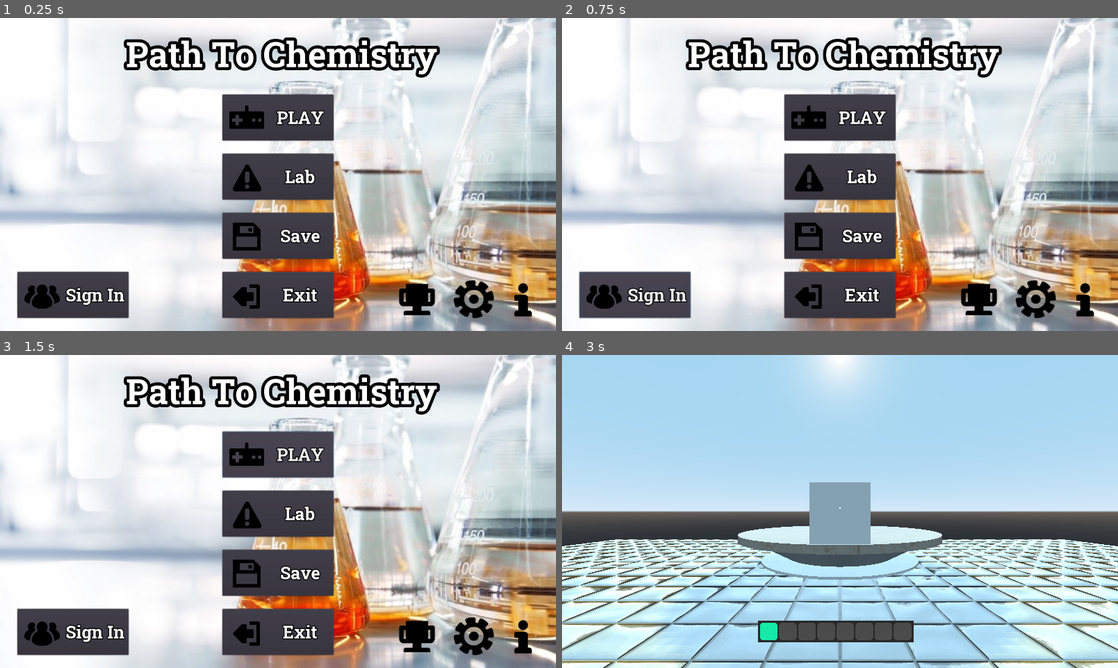
Above: before the commit, frames 1-4 (two rows, left to right).
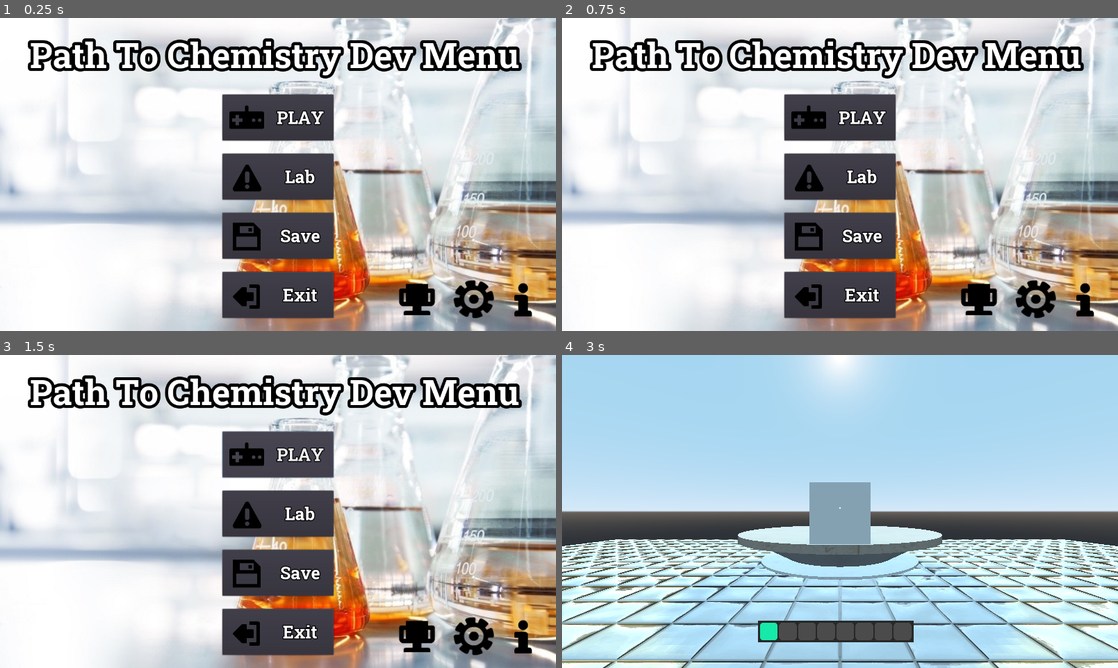
Above: after the commit, the same moments.

Repository: edmundlzen/path-to-chemistry
Game: Godot game, scene res://scenes/Main.tscn
Same seed, same stepped clock (60 frames per second), same inputs: the game is played once before the commit and once after it. This scene is started directly instead of the project's main scene. The engine's default icon, where the game draws it, is replaced by a stand-in: a white triangle on a blue panel in a dark square.
Inputs (mouse positions are in pixels of both pictures, inside the frame that each line leads up to):
- Up to frame 1 (0.25 s): no input
- Up to frame 2 (0.75 s): click (634, 293) at 0.5 s, where only the run before the commit has a clickable "Sign In"
- Up to frame 3 (1.5 s): click "PLAY" at 1.25 s
- Up to frame 4 (3 s): click "PLAY" at 2 s; click "Lab" at 2.75 s

The runs differ from the first frame. In frame 1, 8.7% of the frame differs, in the area x 3-94%, y 6-96%; in frame 2, 8.7%; in frame 3, 8.7%; in frame 4, nothing differs.

Commit message:
Main Menu: Added clarification that this should not be used in the final version.

Diff:
--- a/godot-project/scenes/Main.tscn
+++ b/godot-project/scenes/Main.tscn
@@ -1,11 +1,10 @@
-[gd_scene load_steps=18 format=2]
+[gd_scene load_steps=16 format=2]
 
 [ext_resource path="res://assets/Font/RobotoSlabBold-PKGJr.ttf" type="DynamicFontData" id=1]
 [ext_resource path="res://assets/Main Scene.jpg" type="Texture" id=2]
 [ext_resource path="res://assets/Game Icons/trophy.png" type="Texture" id=3]
 [ext_resource path="res://assets/Game Icons/gear.png" type="Texture" id=4]
 [ext_resource path="res://assets/Game Icons/information.png" type="Texture" id=5]
-[ext_resource path="res://assets/Game Icons/massiveMultiplayer.png" type="Texture" id=6]
 [ext_resource path="res://assets/Game Icons/gamepad.png" type="Texture" id=7]
 [ext_resource path="res://assets/Game Icons/save.png" type="Texture" id=8]
 [ext_resource path="res://assets/Game Icons/exitLeft.png" type="Texture" id=9]
@@ -42,12 +41,6 @@
 outline_color = Color( 0, 0, 0, 1 )
 font_data = ExtResource( 1 )
 
-[sub_resource type="DynamicFont" id=6]
-size = 40
-outline_size = 2
-outline_color = Color( 0, 0, 0, 1 )
-font_data = ExtResource( 1 )
-
 [node name="Main" type="Node2D"]
 script = ExtResource( 11 )
 
@@ -57,18 +50,17 @@
 texture = ExtResource( 2 )
 expand = true
 __meta__ = {
-"_edit_group_": true,
 "_edit_use_anchors_": false
 }
 
 [node name="Title" type="Label" parent="Background"]
-margin_left = 289.945
-margin_top = 28.9365
-margin_right = 1005.95
-margin_bottom = 134.937
+margin_left = 69.0784
+margin_top = 30.8242
+margin_right = 1196.08
+margin_bottom = 136.825
 custom_fonts/font = SubResource( 1 )
 custom_colors/font_color = Color( 1, 1, 1, 1 )
-text = "Path To Chemistry"
+text = "Path To Chemistry Dev Menu"
 __meta__ = {
 "_edit_use_anchors_": false
 }
@@ -125,19 +117,6 @@
 "_edit_use_anchors_": false
 }
 
-[node name="Sign In" type="Button" parent="Background"]
-margin_left = 40.0
-margin_top = 584.0
-margin_right = 296.0
-margin_bottom = 690.0
-custom_fonts/font = SubResource( 6 )
-custom_colors/font_color = Color( 1, 1, 1, 1 )
-text = "Sign In"
-icon = ExtResource( 6 )
-__meta__ = {
-"_edit_use_anchors_": false
-}
-
 [node name="Achievements" type="TextureButton" parent="Background"]
 margin_left = 896.0
 margin_top = 576.0
